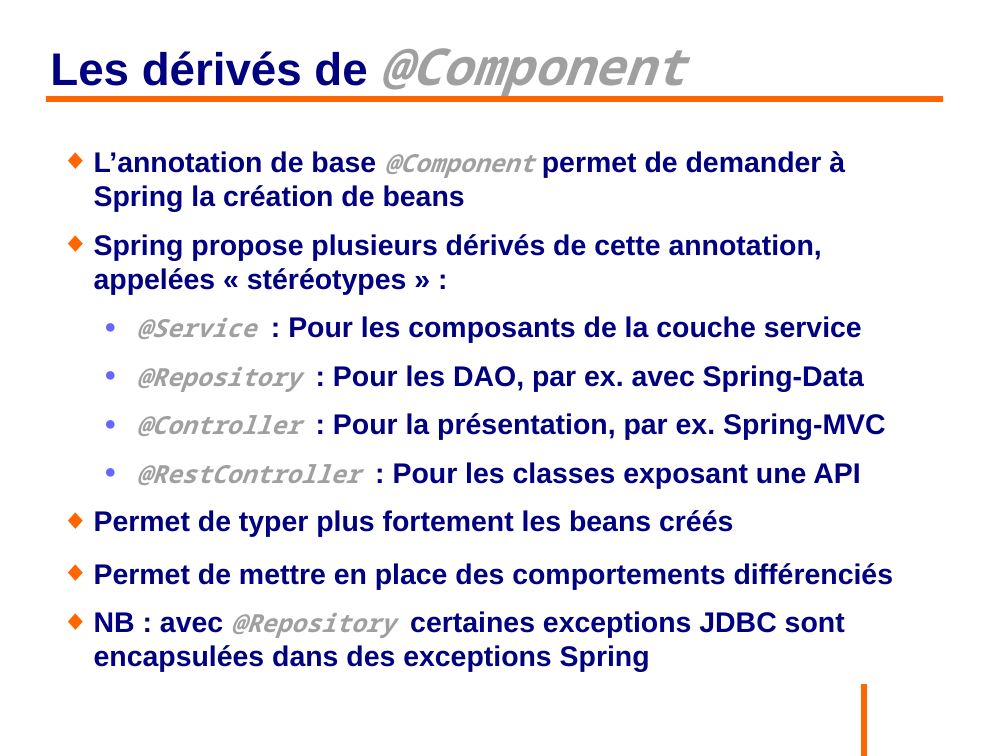
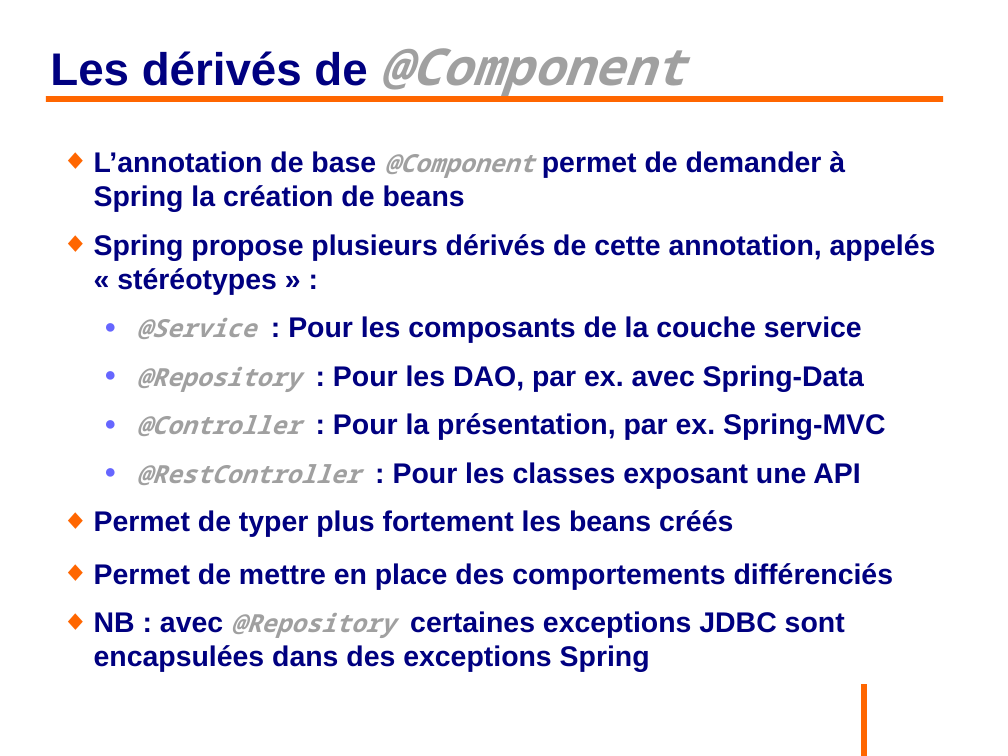
Before and after one commit to philphils/formation-spring, a slide deck: slide 61 of Documentation/diapo_formation_spring.odp. Drawn at 1008x756 pixels with LibreOffice and Linux fonts; fonts in the diff are those of the drawing; background and template pictures are left out. Boxes give left, top, right and bottom in pixels: in the first picture for what was removed or moved away, otherwise in the second. Text is boxed around its words. In the diff, an @@ line names an element or a change of style, - is before the commit and + after.

```diff
--- a/Documentation/diapo_formation_spring.odp
+++ b/Documentation/diapo_formation_spring.odp
@@ text at bbox=[94, 234, 936, 294]: text changed @@
-◆ Spring propose plusieurs dérivés de cette annotation, appelées « stéréotypes » :
+◆ Spring propose plusieurs dérivés de cette annotation, appelés « stéréotypes » :
```
Also in this commit, not shown: 23 other slides changed.
